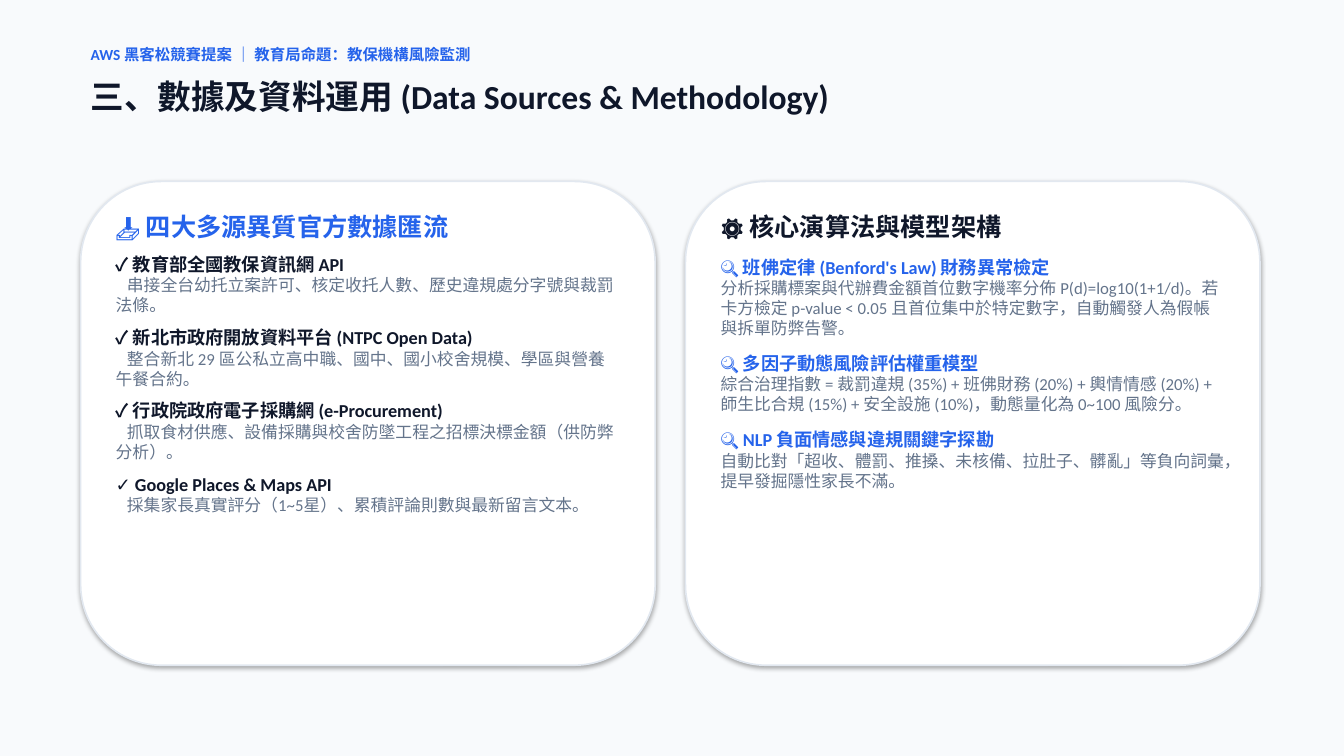
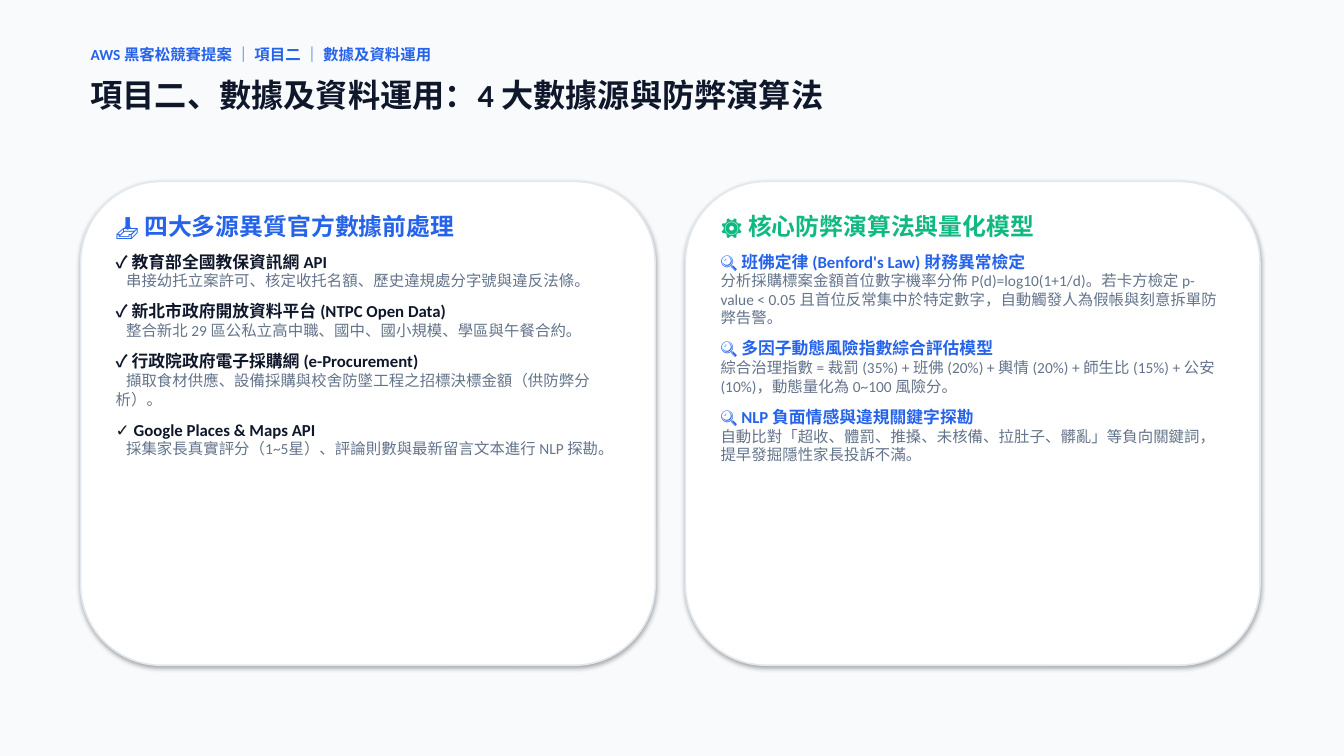
Before and after one commit to oscarlin9398-debug/smart-watchdog, a slide deck: slide 5 of 新北市校園治理情報平台_提案簡報.pptx (slide 4 before the commit). Drawn at 1344x756 pixels with LibreOffice and Linux fonts; fonts in the diff are those of the drawing. Boxes give left, top, right and bottom in pixels: in the first picture for what was removed or moved away, otherwise in the second. Text is boxed around its words. In the diff, an @@ line names an element or a change of style, - is before the commit and + after.

```diff
--- a/新北市校園治理情報平台_提案簡報.pptx
+++ b/新北市校園治理情報平台_提案簡報.pptx
@@ text at bbox=[91, 45, 431, 65]: text changed @@
-AWS 黑客松競賽提案 ｜ 教育局命題：教保機構風險監測
+AWS 黑客松競賽提案 ｜ 項目二 ｜ 數據及資料運用
@@ text at bbox=[91, 79, 823, 110]: text changed; size 24 to 23 pt @@
-三、數據及資料運用 (Data Sources & Methodology)
+項目二、數據及資料運用：4 大數據源與防弊演算法
@@ text at bbox=[144, 214, 454, 237]: text changed; size 18 to 17 pt @@
-📥 四大多源異質官方數據匯流
+📥 四大多源異質官方數據前處理
@@ text at bbox=[748, 214, 1034, 237]: text changed; size 18 to 17 pt; text colour #0F172A to #10B981 @@
-⚙️ 核心演算法與模型架構
+⚙️ 核心防弊演算法與量化模型
@@ text at bbox=[132, 254, 446, 439]: size 13 to 12 pt in "✓ 教育部全國教保資訊網 API", "✓ 新北市政府開放資料平台 (NTPC Open Data)", "✓ 行政院政府電子採購網 (e-Procurement)", "✓ Google Places & Maps API" @@
@@ text at bbox=[741, 254, 1025, 428]: size 13 to 12 pt in "🔍 班佛定律 (Benford's Law) 財務異常檢定", "🔍 NLP 負面情感與違規關鍵字探勘"; less space between paragraphs @@
@@ text at bbox=[126, 273, 590, 287]: text changed; size 12 to 11 pt @@
-串接全台幼托立案許可、核定收托人數、歷史違規處分字號與裁罰法條。
+串接幼托立案許可、核定收托名額、歷史違規處分字號與違反法條。
@@ text at bbox=[721, 273, 1217, 394]: text changed; size 12 to 11 pt @@
-分析採購標案與代辦費金額首位數字機率分佈 P(d)=log10(1+1/d)。若卡方檢定 p-value < 0.05 且首位集中於特定數字，自動觸發人為假帳與拆單防弊告警。
-🔍 多因子動態風險評估權重模型
-綜合治理指數 = 裁罰違規 (35%) + 班佛財務 (20%) + 輿情情感 (20%) + 師生比合規 (15%) + 安全設施 (10%)，動態量化為 0~100 風險分。
+分析採購標案金額首位數字機率分佈 P(d)=log10(1+1/d)。若卡方檢定 p-value < 0.05 且首位反常集中於特定數字，自動觸發人為假帳與刻意拆單防弊告警。
+🔍 多因子動態風險指數綜合評估模型
+綜合治理指數 = 裁罰 (35%) + 班佛 (20%) + 輿情 (20%) + 師生比 (15%) + 公安 (10%)，動態量化為 0~100 風險分。
@@ text at bbox=[126, 323, 582, 338]: text changed; size 12 to 11 pt @@
-整合新北 29 區公私立高中職、國中、國小校舍規模、學區與營養午餐合約。
+整合新北 29 區公私立高中職、國中、國小規模、學區與午餐合約。
@@ text at bbox=[116, 373, 590, 407]: text changed; size 12 to 11 pt @@
-抓取食材供應、設備採購與校舍防墜工程之招標決標金額（供防弊分析）。
+擷取食材供應、設備採購與校舍防墜工程之招標決標金額（供防弊分析）。
@@ text at bbox=[126, 441, 613, 456]: text changed; size 12 to 11 pt @@
-採集家長真實評分（1~5星）、累積評論則數與最新留言文本。
+採集家長真實評分（1~5星）、評論則數與最新留言文本進行 NLP 探勘。
@@ text at bbox=[721, 429, 1216, 461]: text changed; size 12 to 11 pt @@
-自動比對「超收、體罰、推搡、未核備、拉肚子、髒亂」等負向詞彙，提早發掘隱性家長不滿。
+自動比對「超收、體罰、推搡、未核備、拉肚子、髒亂」等負向關鍵詞，提早發掘隱性家長投訴不滿。
```
Also in this commit, not shown: 6 other slides changed, 2 slides added, 2 slides removed, 2 other files.
